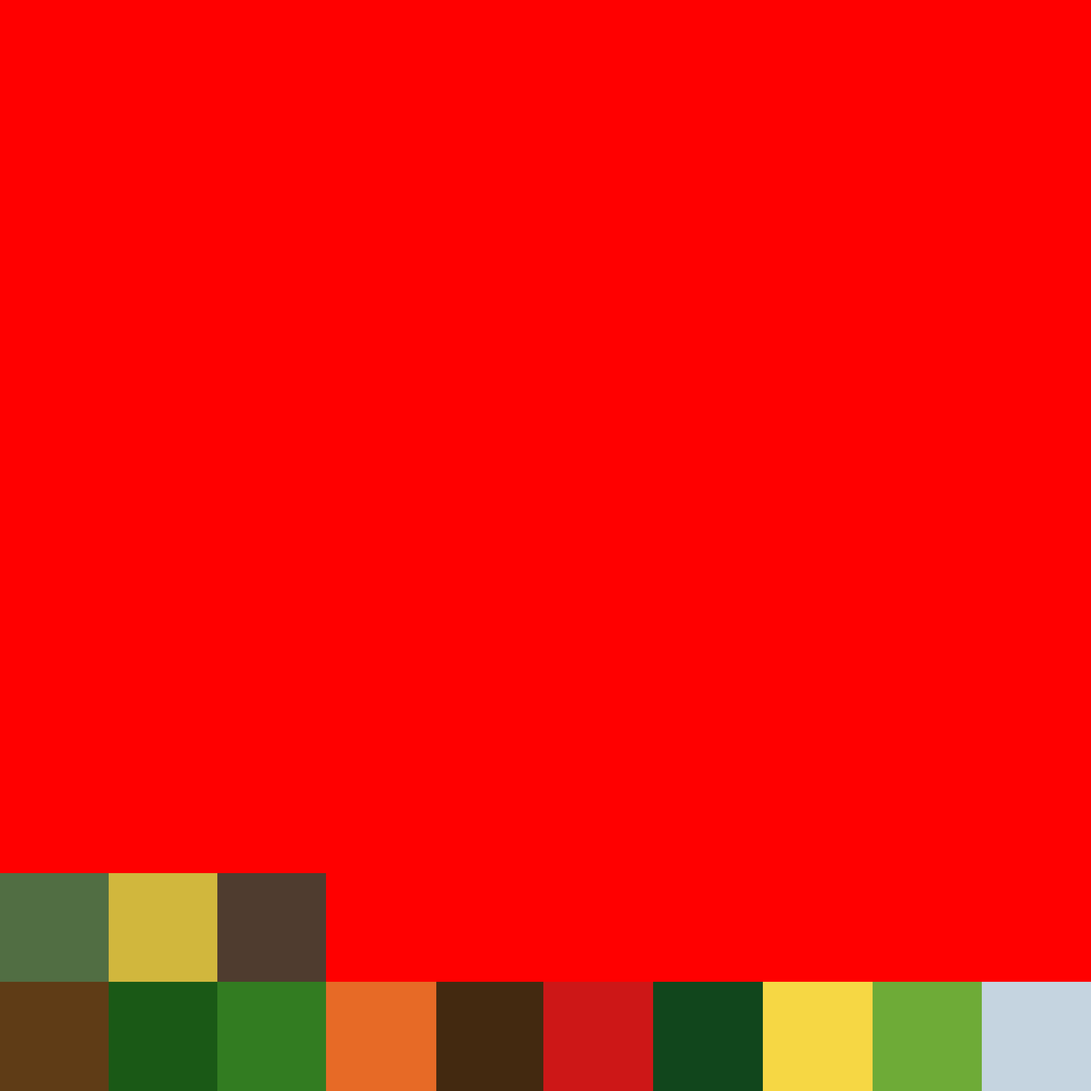
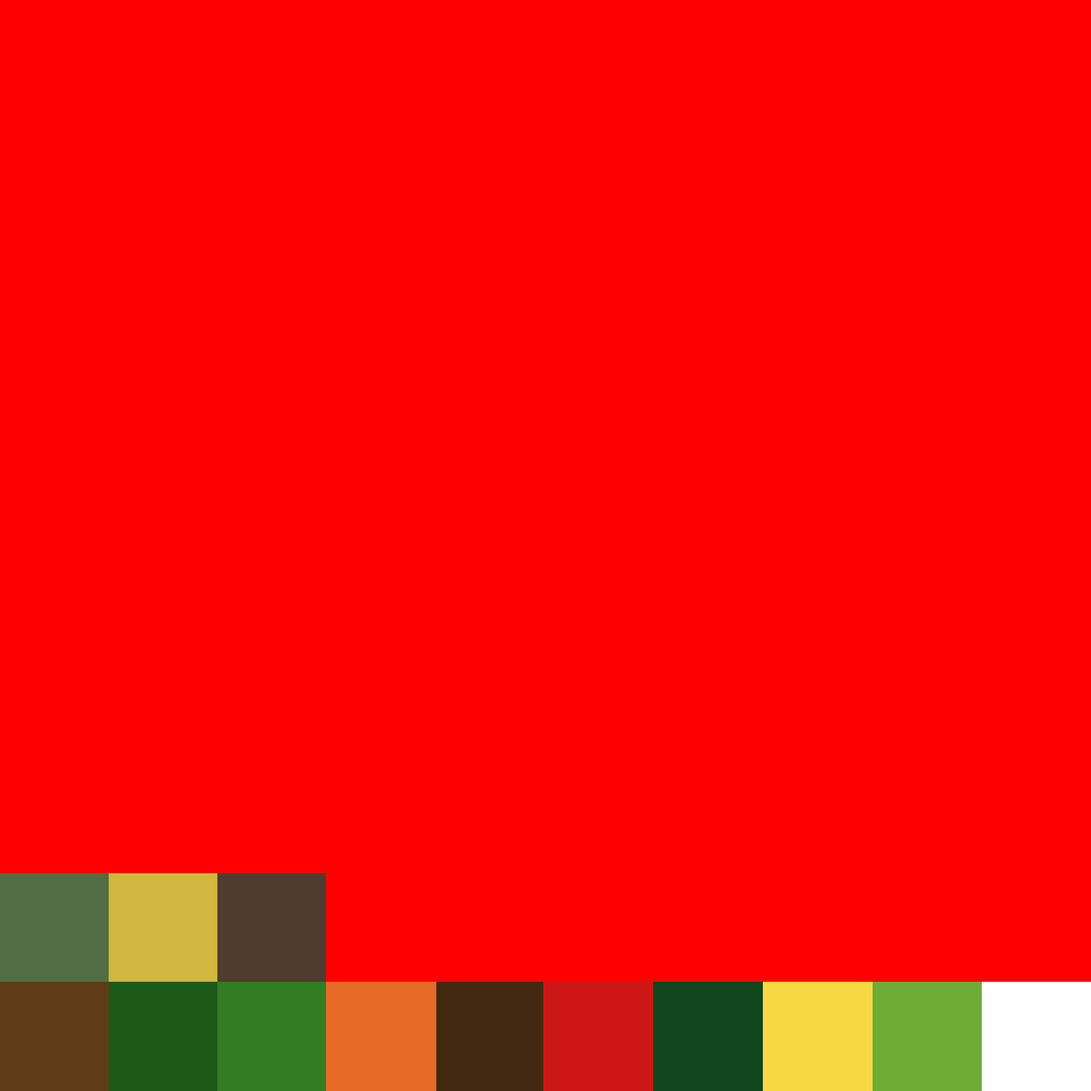
Before/after of a 1091px x 1091px layered artwork. What changed in the layer stack:
painted on "Square10" (1st of 10, in "Row10") over (x1=982, y1=982, x2=1091, y2=1091)
